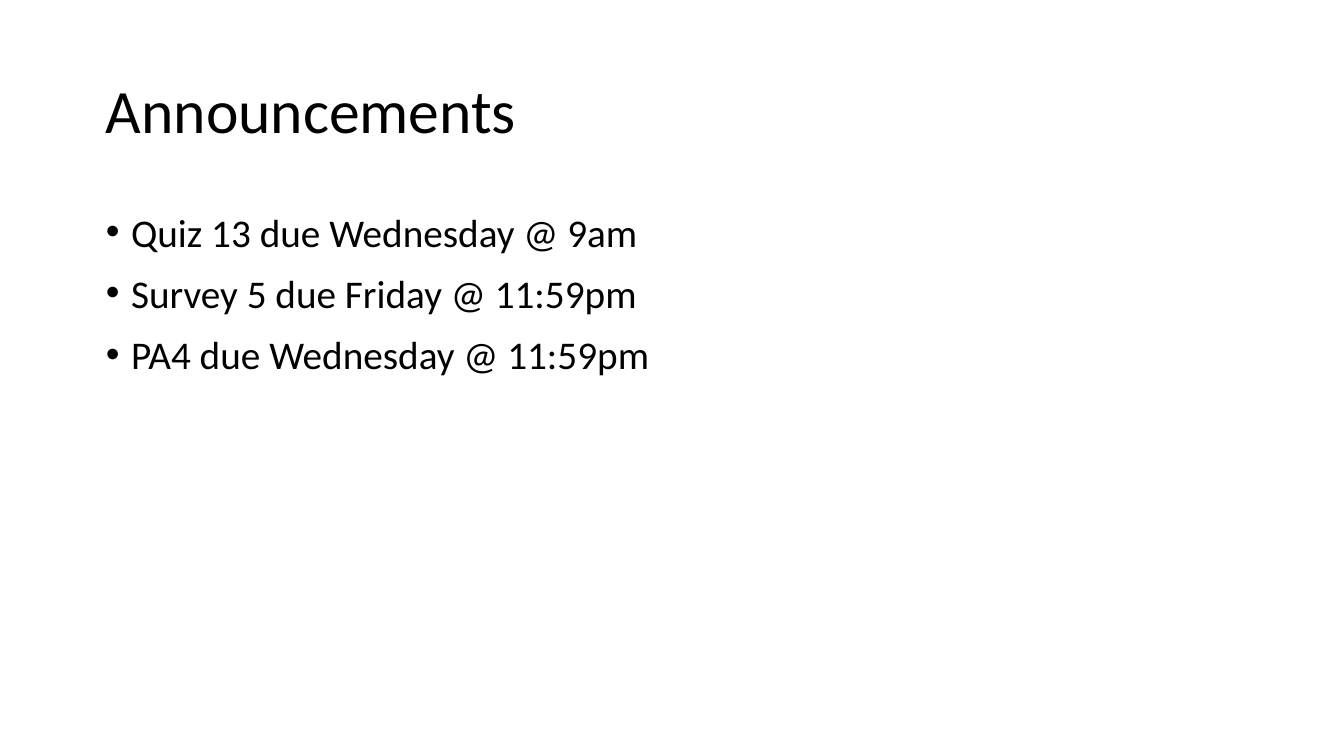
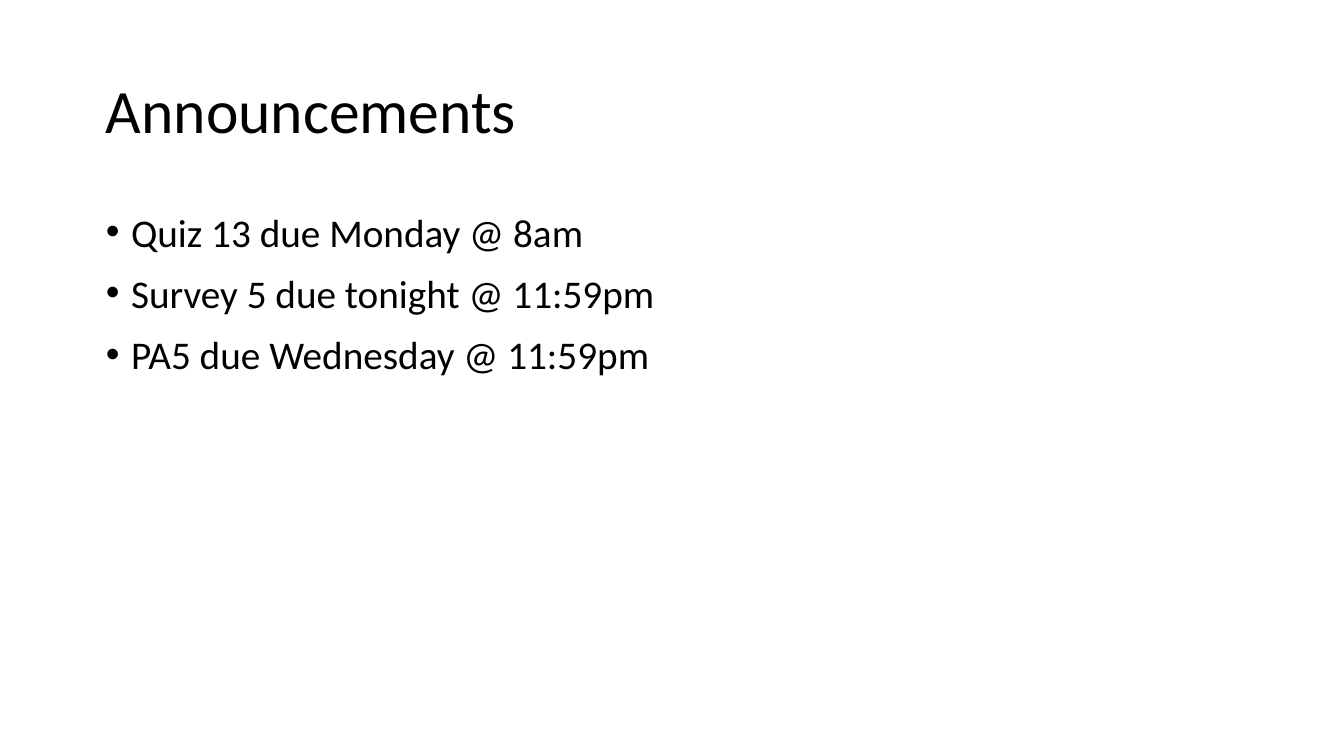
Before and after one commit to ucsd-cse12-w21/ucsd-cse12-w21.github.io, a slide deck: slide 2 of lectures/lecture-13/B00-Live-Cao/Lecture 13 - Lecture.pptx. Drawn at 1344x756 pixels with LibreOffice and Linux fonts; fonts in the diff are those of the drawing. Boxes give left, top, right and bottom in pixels: in the first picture for what was removed or moved away, otherwise in the second. Text is boxed around its words. In the diff, an @@ line names an element or a change of style, - is before the commit and + after.

Commit message:
Live Lecture 13

```diff
--- a/lectures/lecture-13/B00-Live-Cao/Lecture 13 - Lecture.pptx
+++ b/lectures/lecture-13/B00-Live-Cao/Lecture 13 - Lecture.pptx
@@ text at (x1=131, y1=219, x2=654, y2=376): text changed @@
-• Quiz 13 due Wednesday @ 9am
-• Survey 5 due Friday @ 11:59pm
-• PA4 due Wednesday @ 11:59pm
+• Quiz 13 due Monday @ 8am
+• Survey 5 due tonight @ 11:59pm
+• PA5 due Wednesday @ 11:59pm
```
Also in this commit, not shown: 5 other files.
